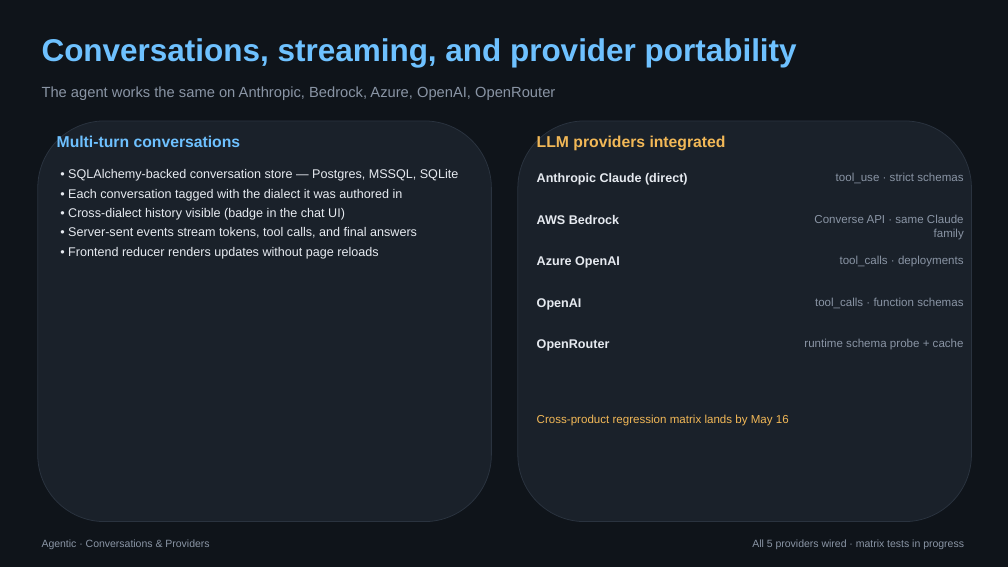
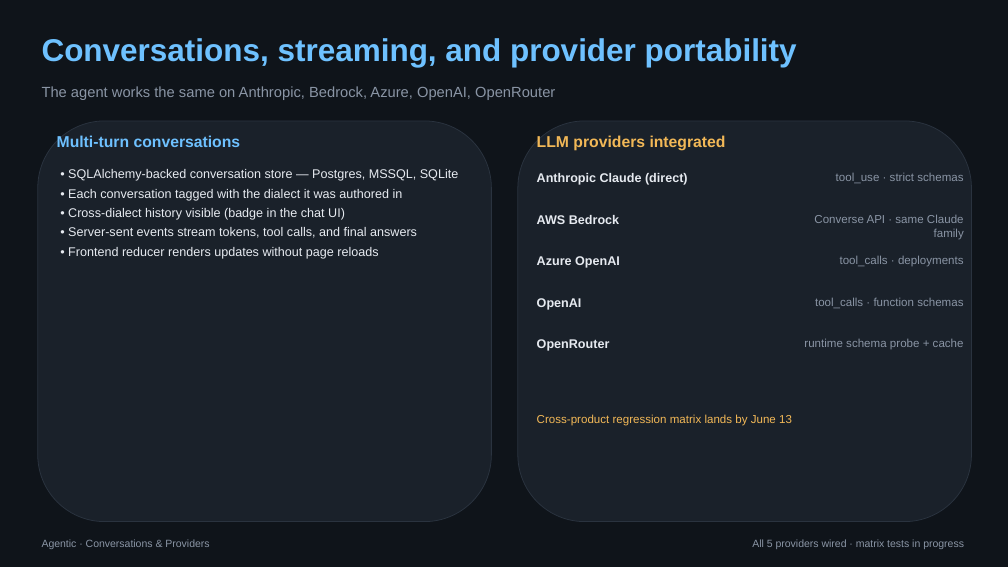
Before and after one commit to bharatmohanthakur/heavy_text2sql, a slide deck: slide 15 of docs/architecture_deck.pptx. Drawn at 1008x567 pixels with LibreOffice and Linux fonts; fonts in the diff are those of the drawing. Boxes give left, top, right and bottom in pixels: in the first picture for what was removed or moved away, otherwise in the second. Text is boxed around its words. In the diff, an @@ line names an element or a change of style, - is before the commit and + after.

```diff
--- a/docs/architecture_deck.pptx
+++ b/docs/architecture_deck.pptx
@@ text at (537,414,792,426): text changed @@
-Cross-product regression matrix lands by May 16
+Cross-product regression matrix lands by June 13
```
Also in this commit, not shown: 8 other slides changed, 1 other file.
